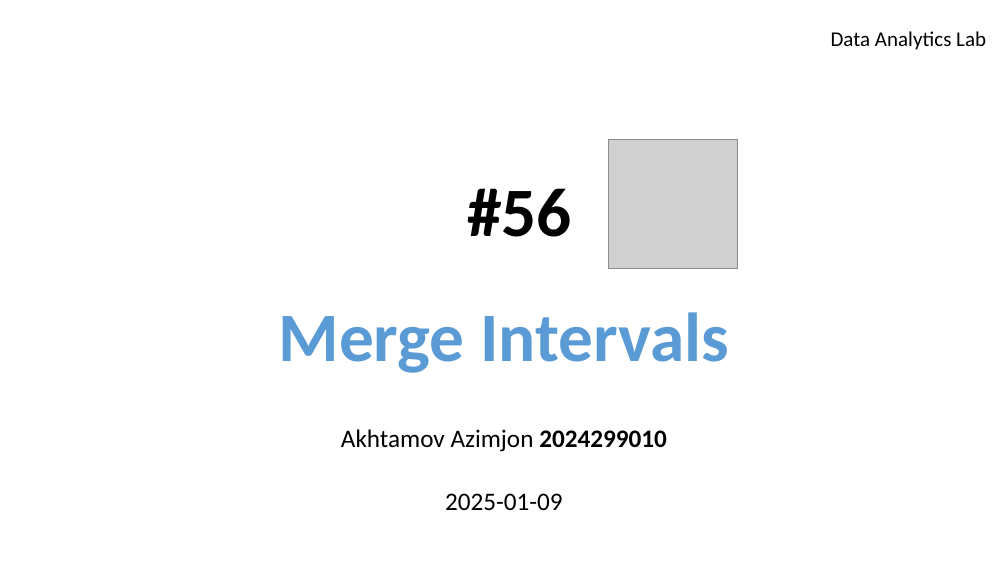
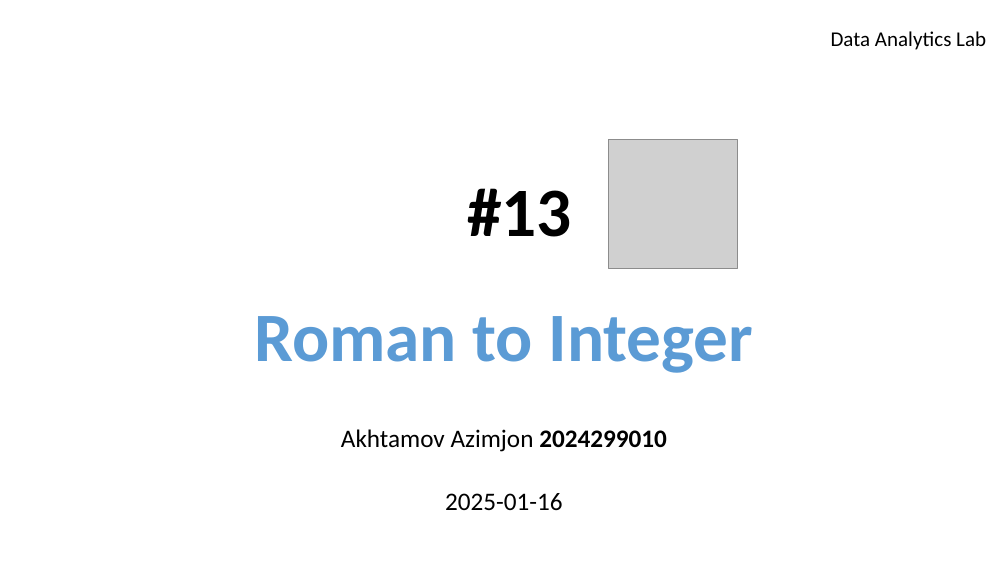
Before and after one commit to azimjaan21/algoMAP, a slide deck: slide 1 of Arrays & Strings/#2.pptx. Drawn at 1008x567 pixels with LibreOffice and Linux fonts; fonts in the diff are those of the drawing; grey boxes stand for pictures; background and template pictures are left out. Boxes give left, top, right and bottom in pixels: in the first picture for what was removed or moved away, otherwise in the second. Text is boxed around its words. In the diff, an @@ line names an element or a change of style, - is before the commit and + after.

Commit message:
Roman to numbers #13 Leetcode is solved

```diff
--- a/Arrays & Strings/#2.pptx
+++ b/Arrays & Strings/#2.pptx
@@ title at (x1=254, y1=188, x2=754, y2=373): text changed @@
-#56
-Merge Intervals
+#13
+Roman to Integer
@@ subtitle at (x1=445, y1=493, x2=562, y2=510): text changed @@
-2025-01-09
+2025-01-16
```
Also in this commit, not shown: 5 other slides changed, 1 slide added, 1 slide removed, 2 other files.
